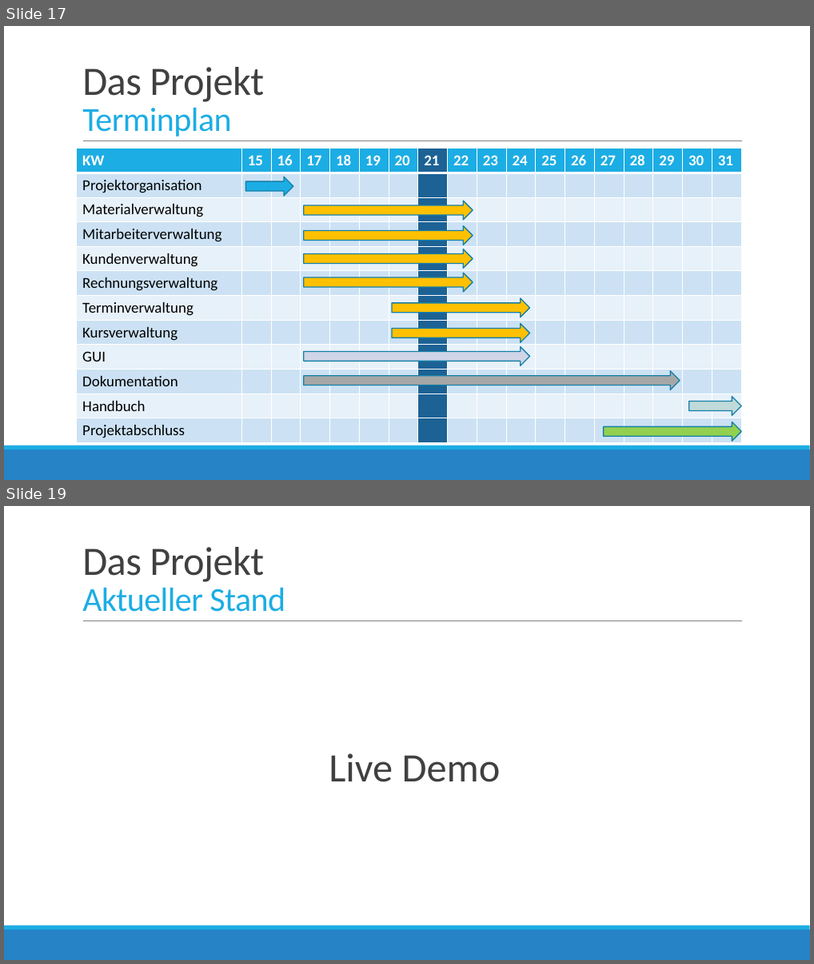
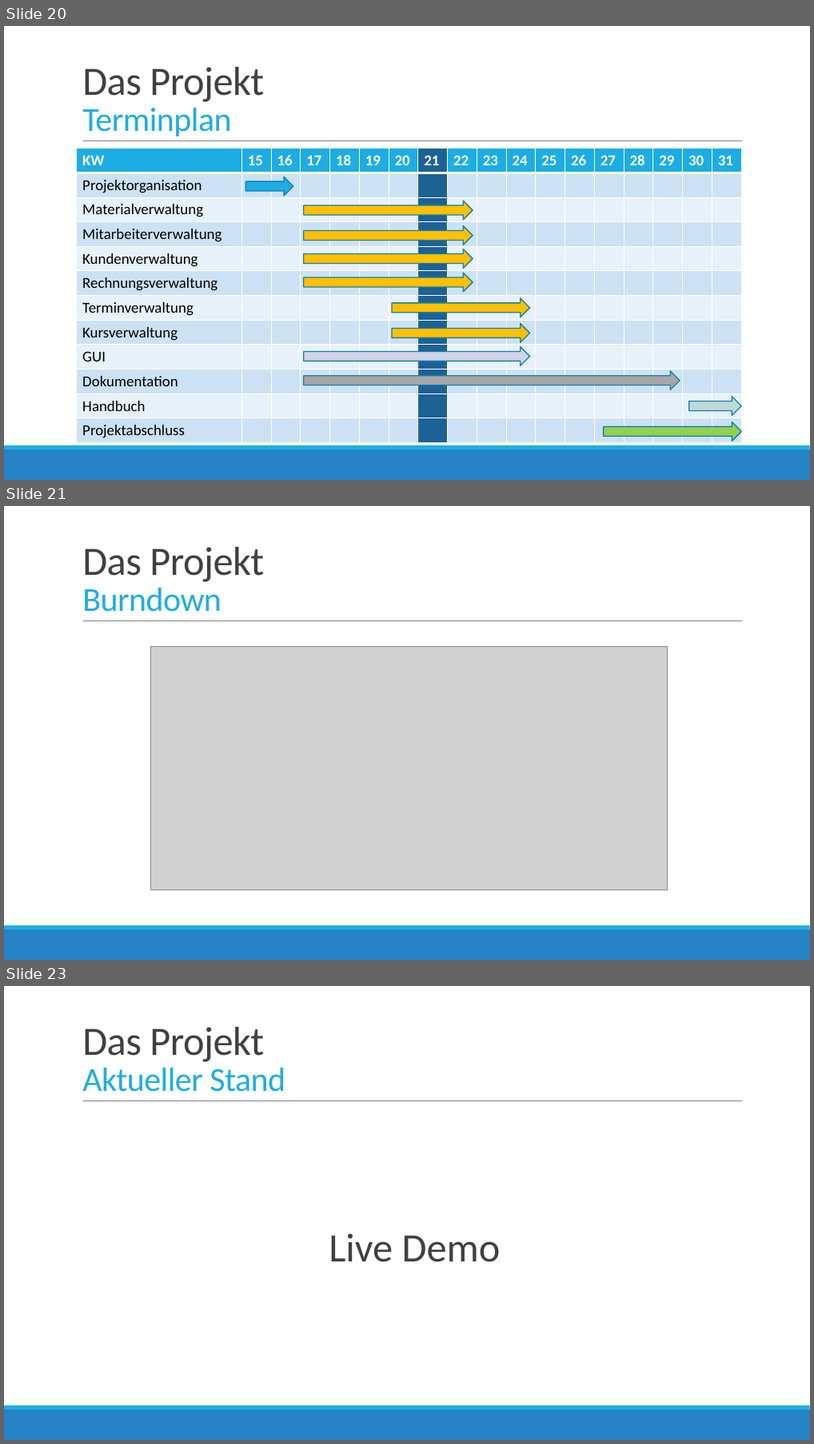
Before and after one commit to bboecherer/SailingSchoolManagerWPF, a slide deck: Docs/Zwischenpraesentation/Präsentation Projekt.pptx. Shown one above the other, each under a label of ours: slides 17 and 19 before the commit, slides 20, 21 and 23 after it; the slides between them are not shown. The pictures are 814x964 and 814x1444 pixels, drawn with LibreOffice and Linux fonts; fonts in the diff are those of the drawing; grey boxes stand for pictures. Boxes give left, top, right and bottom in pixels: in the first picture for what was removed or moved away, otherwise in the second. Text is boxed around its words. In the diff, an @@ line names an element or a change of style, - is before the commit and + after.

```diff
--- a/Docs/Zwischenpraesentation/Präsentation Projekt.pptx
+++ b/Docs/Zwischenpraesentation/Präsentation Projekt.pptx
@@ slide 21 added at (4,506,810,960), background #FFFFFF; not listed: 3 template elements that a slide beside it also shows @@
@@ title added at (82,547,264,612), 48 pt, text #404040 @@
+Das Projekt
+Burndown
@@ picture added at (150,647,668,889) @@
@@ what was slide 17 is now slide 20 @@
@@ what was slide 19 is now slide 23 @@
```
Also in this commit, not shown: 12 slides changed, 5 other slides added, 1 slide removed.
